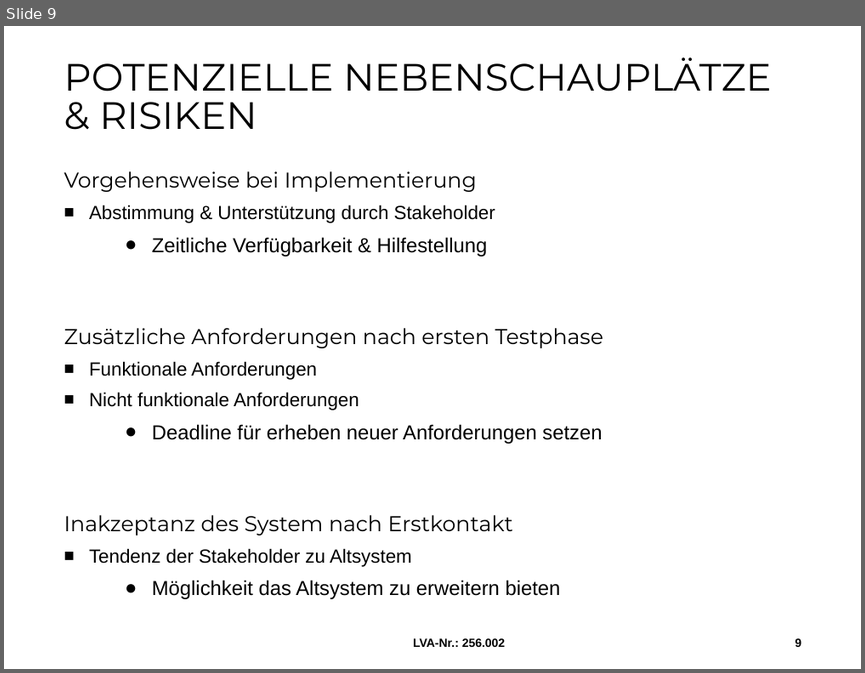
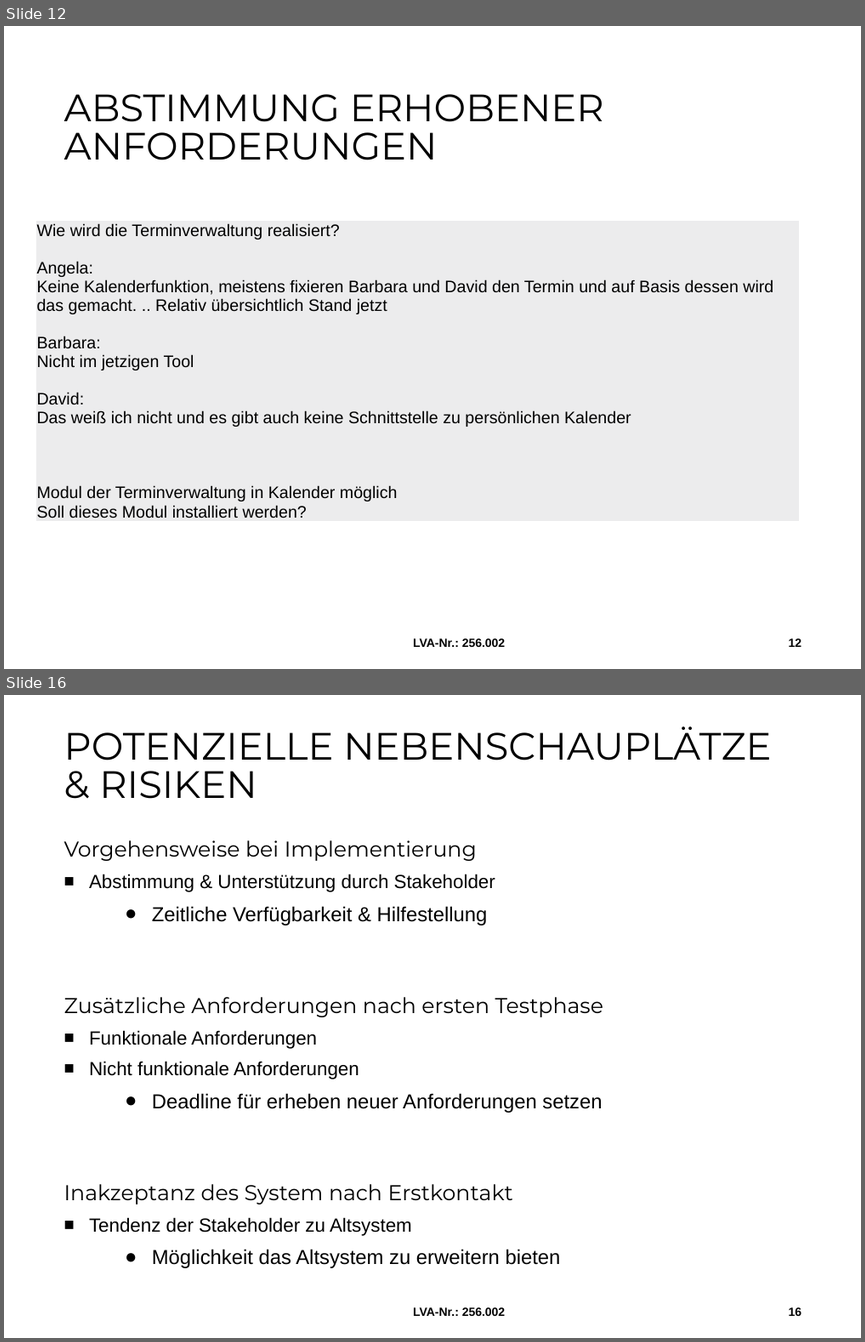
Before and after one commit to MilosTomic123/IT_Projekt_SS19, a slide deck: Arbeitsdokumente/190522_Workshop.pptx. Shown one above the other, each under a label of ours: slide 9 before the commit, slides 12 and 16 after it; the slides between them are not shown. The pictures are 865x673 and 865x1342 pixels, drawn with LibreOffice and Linux fonts; fonts in the diff are those of the drawing; background and template pictures are left out. Boxes give left, top, right and bottom in pixels: in the first picture for what was removed or moved away, otherwise in the second. Text is boxed around its words. In the diff, an @@ line names an element or a change of style, - is before the commit and + after.

```diff
--- a/Arbeitsdokumente/190522_Workshop.pptx
+++ b/Arbeitsdokumente/190522_Workshop.pptx
@@ slide 12 added at (x1=4, y1=26, x2=861, y2=669), background #FFFFFF @@
@@ title added at (x1=64, y1=94, x2=604, y2=160), 32 pt, text #000000 @@
+ABSTIMMUNG ERHOBENER ANFORDERUNGEN
@@ table added at (x1=35, y1=221, x2=799, y2=541), 1 rows, 1 columns @@
+Wie wird die Terminverwaltung realisiert? / Angela: / Keine Kalenderfunktion, meistens fixieren Barbara und David den Termin und auf Basis dessen wird das gemacht. .. Relativ übersichtlich Stand jetzt / Barbara: / Nicht im jetzigen Tool / David: / Das weiß ich nicht und es gibt auch keine Schnittstelle zu persönlichen Kalender / Modul der Terminverwaltung in Kalender möglich / Soll dieses Modul installiert werden?
@@ text added at (x1=413, y1=638, x2=506, y2=646), 10 pt, text #000000, bold @@
+LVA-Nr.: 256.002
@@ page number added at (x1=789, y1=638, x2=802, y2=646), 10 pt, text #000000, bold @@
+12
@@ what was slide 9 is now slide 16 @@
@@ page number at (x1=789, y1=1307, x2=802, y2=1315): text changed @@
-9
+16
```
Also in this commit, not shown: 4 slides changed, 6 other slides added, 1 other file.
